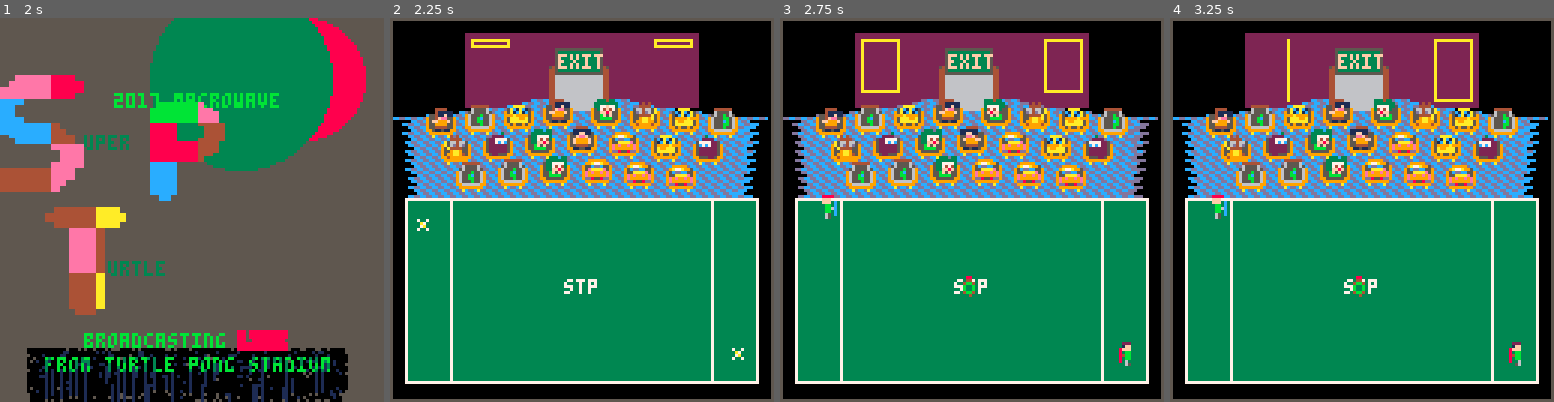
Above: before the commit, frames 1-4 (left to right).
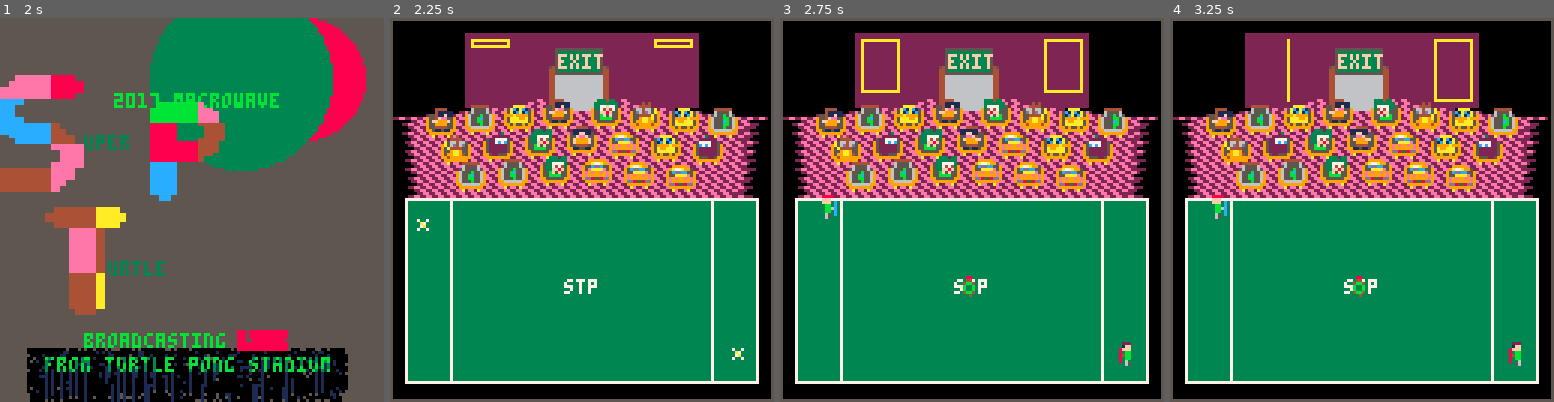
Above: after the commit, the same moments.

Repository: topromulan/STP4
Game: PICO-8 cartridge stp4.p8
Two runs of this game, one before a commit and one after it. Both use one fixed random seed, a clock stepped at 60 frames per second and the inputs below.
Inputs:
- Up to frame 1 (2 s): tap X (X key) at 0.33, 1.07, 1.85 s; tap O (Z key) at 0.7, 1.7 s; hold Right from 1.6 s (still down)
- Up to frame 2 (2.25 s): release Right at 2.1 s; tap O (Z key) at 2.1 s; hold Up from 2.15 s (still down)
- Up to frame 3 (2.75 s): release Up at 2.42 s; hold Right from 2.47 s (still down); tap O (Z key) at 2.5 s
- Up to frame 4 (3.25 s): tap O (Z key) at 2.9 s; tap X (X key) at 2.97 s; release Right at 3.03 s; hold Left from 3.08 s (still down)

Frame 1 is identical in both runs. In frame 2, 11% of the frame differs, in the area x 0-99%, y 21-47%; in frame 3, 11%; in frame 4, 11%.

Commit message:
turn off the shiny floor for now

Diff:
--- a/stp4.p8
+++ b/stp4.p8
@@ -270,8 +270,15 @@
  stadium.floor={}
  stadium.floor.top=26
  stadium.floor.height=33
- stadium.floor.color1=12
- stadium.floor.color2=13
+ --regular floor
+ stadium.floor.color1=2
+ stadium.floor.color2=14
+ stadium.floor.flicker=false
+
+ -- shiny floor
+-- stadium.floor.color1=12
+-- stadium.floor.color2=13
+-- stadium.floor.flicker==true
 
  stadium.seats={
   {9,27},{22,26},{35,25},{48,24},
@@ -427,10 +434,11 @@
   end
  end
 
- local t=stadium.floor.color1
- stadium.floor.color1=stadium.floor.color2
- stadium.floor.color2=t
-
+ if(stadium.floor.flicker) then
+  local t=stadium.floor.color1
+  stadium.floor.color1=stadium.floor.color2
+  stadium.floor.color2=t
+ end
  -- original version:
  -- if(btnp(4)) then players[1].score += 1 end
  -- if(btnp(5)) then players[2].score += 1 end
